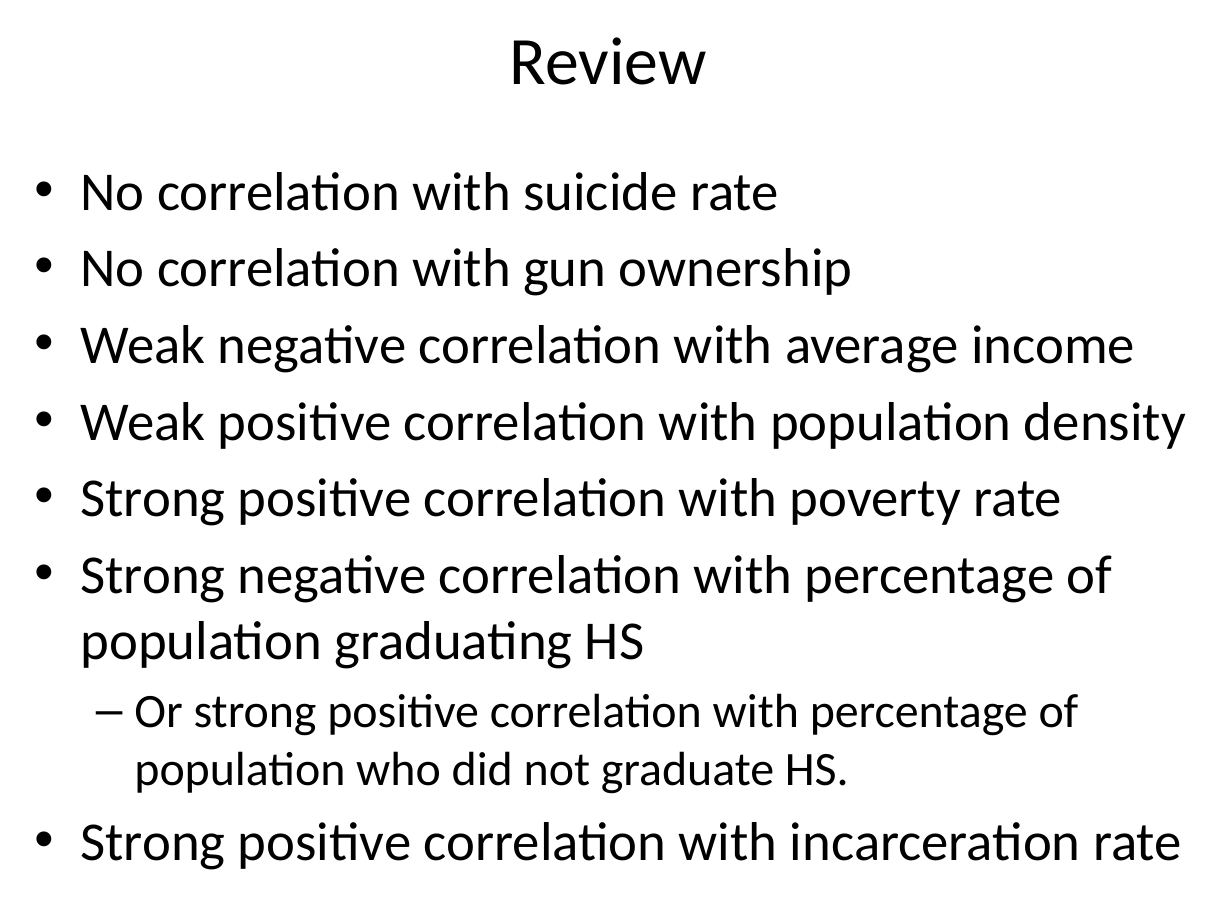
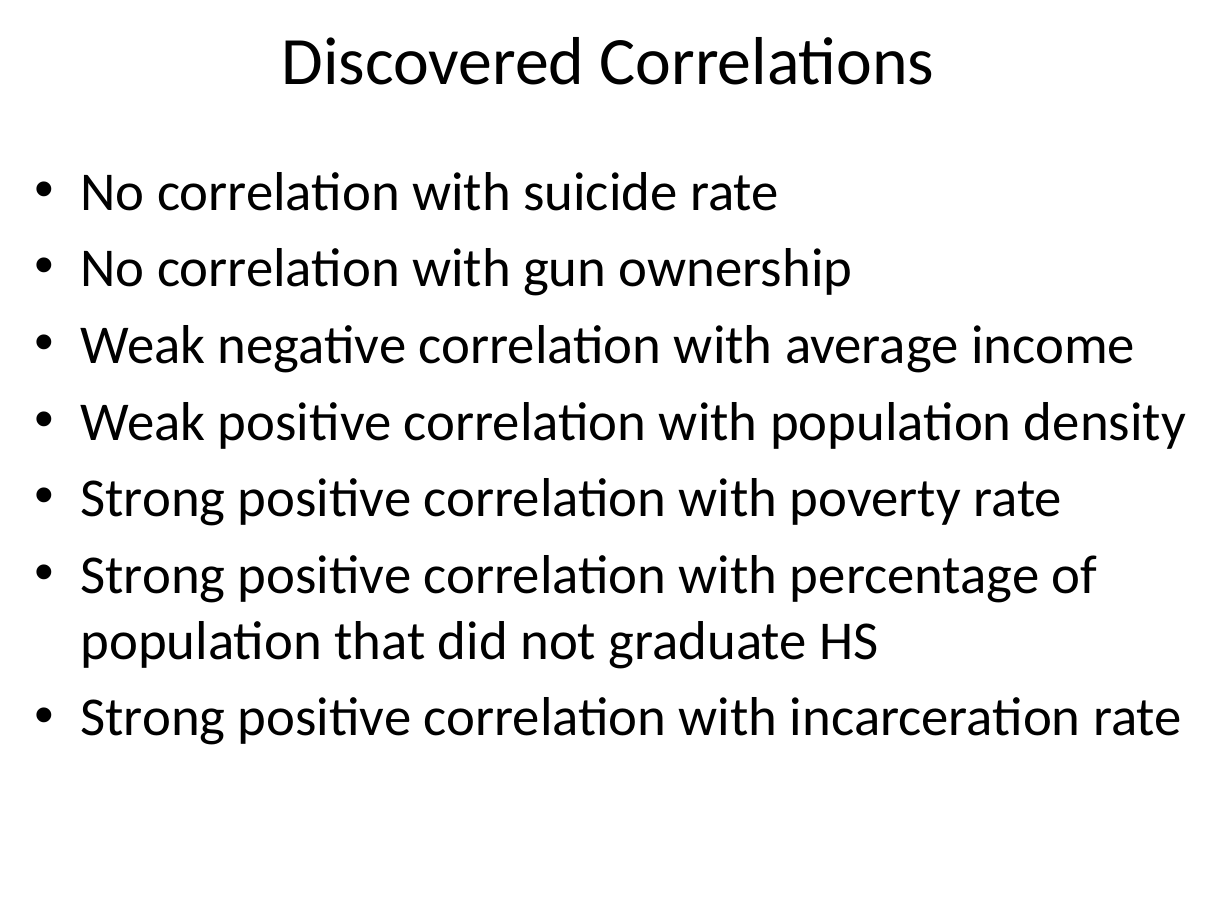
Before and after one commit to JeremyMcCormick/DAT_SF_14, a slide deck: slide 26 of myproject/Murder.pptx (slide 14 before the commit). Drawn at 1232x924 pixels with LibreOffice and Linux fonts; fonts in the diff are those of the drawing. Boxes give left, top, right and bottom in pixels: in the first picture for what was removed or moved away, otherwise in the second. Text is boxed around its words. In the diff, an @@ line names an element or a change of style, - is before the commit and + after.

```diff
--- a/myproject/Murder.pptx
+++ b/myproject/Murder.pptx
@@ title at [282,37,935,85]: text changed @@
-Review
+Discovered Correlations
@@ text at [81,555,1098,669]: text changed; size 28 to 32 pt @@
-• Strong negative correlation with percentage of population graduating HS
-  – Or strong positive correlation with percentage of population who did not graduate HS.
+• Strong positive correlation with percentage of population that did not graduate HS
```
Also in this commit, not shown: 10 other slides changed, 16 slides added, 4 slides removed, 3 other files.
